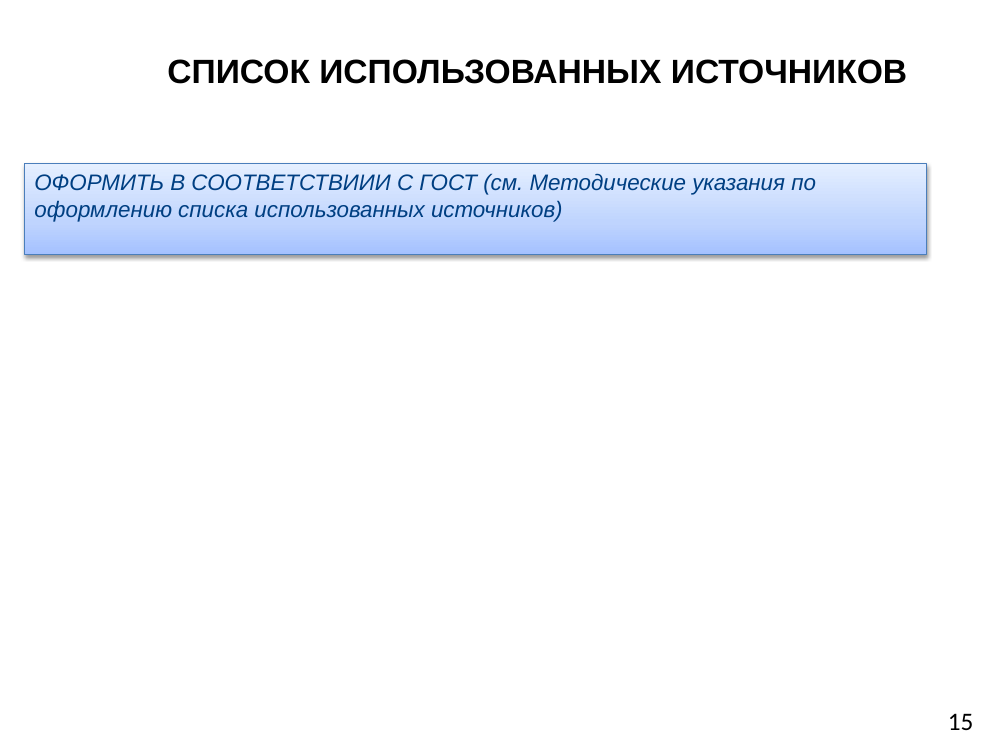
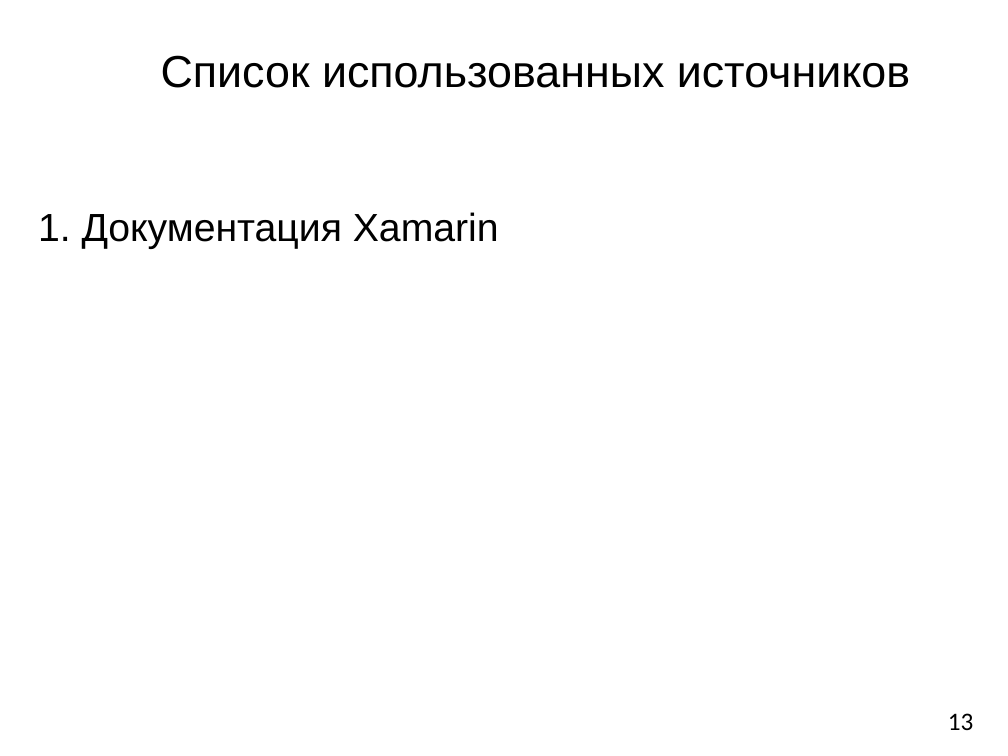
Before and after one commit to M2000h/HSE-APP, a slide deck: slide 13 of Презентация.pptx (slide 15 before the commit). Drawn at 1008x756 pixels with LibreOffice and Linux fonts; fonts in the diff are those of the drawing; background and template pictures are left out. Boxes give left, top, right and bottom in pixels: in the first picture for what was removed or moved away, otherwise in the second. Text is boxed around its words. In the diff, an @@ line names an element or a change of style, - is before the commit and + after.

```diff
--- a/Презентация.pptx
+++ b/Презентация.pptx
@@ text at (161,55,910,88): text changed; size 24 to 32 pt; bold off @@
-СПИСОК ИСПОЛЬЗОВАННЫХ ИСТОЧНИКОВ
+Список использованных источников
@@ rectangle removed at (24,163,926,255) @@
-ОФОРМИТЬ В СООТВЕТСТВИИИ С ГОСТ (см. Методические указания по оформлению списка использованных источников)
@@ text added at (38,212,499,249), 28 pt, text #000000 @@
+1. Документация Xamarin
@@ page number at (948,713,974,730): text changed @@
-15
+13
```
Also in this commit, not shown: 8 other slides changed, 1 slide added, 3 slides removed.
